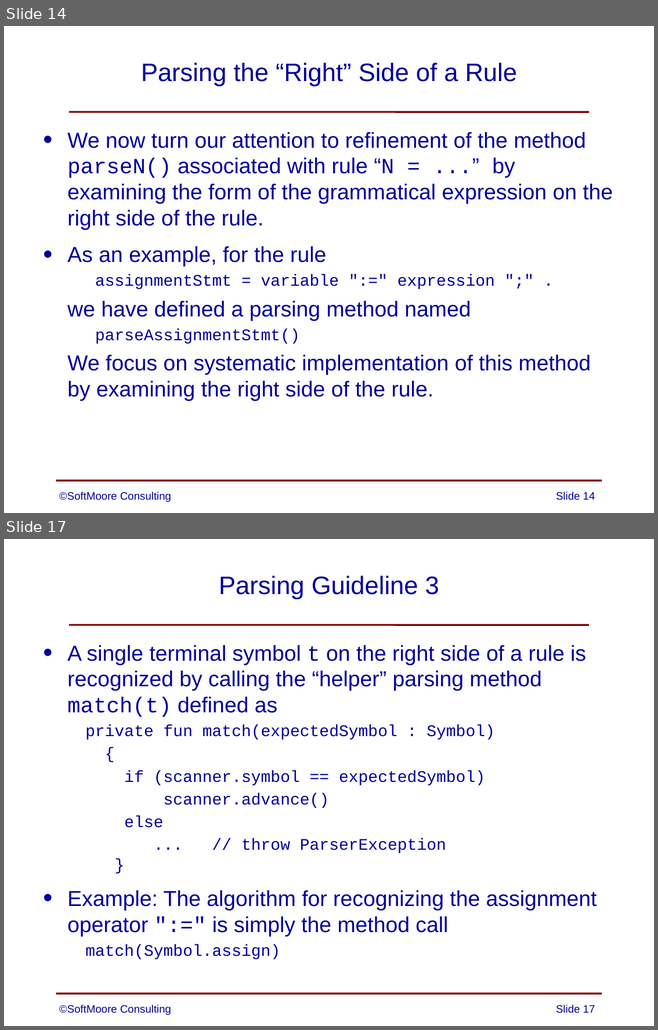
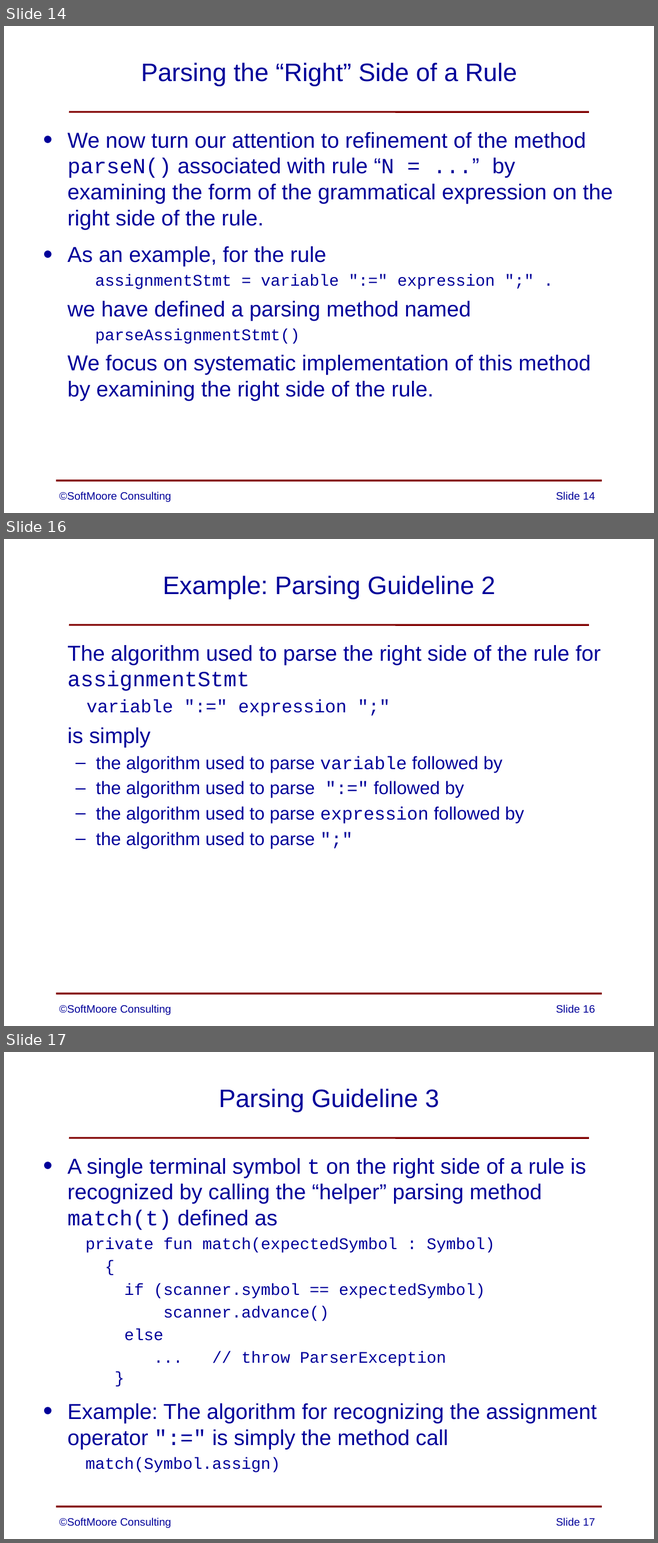
Before and after one commit to SoftMoore/CPRL-Kt-2nd, a slide deck: PowerPoints/06 - Syntax Analysis.pptx. Shown one above the other, each under a label of ours: slides 14 and 17 before the commit, slides 14, 16 and 17 after it; the slides between them are not shown. The pictures are 658x1030 and 658x1543 pixels, drawn with LibreOffice and Linux fonts; fonts in the diff are those of the drawing. Boxes give left, top, right and bottom in pixels: in the first picture for what was removed or moved away, otherwise in the second. Text is boxed around its words. In the diff, an @@ line names an element or a change of style, - is before the commit and + after.

```diff
--- a/PowerPoints/06 - Syntax Analysis.pptx
+++ b/PowerPoints/06 - Syntax Analysis.pptx
@@ slide 16 added at bbox=[4, 539, 654, 1026], background #FFFFFF; not listed: 2 template elements that a slide beside it also shows @@
@@ title added at bbox=[163, 576, 495, 599], 28 pt, text #000099 @@
+Example: Parsing Guideline 2
@@ text added at bbox=[67, 645, 601, 849], 20 pt, text #000099 @@
+The algorithm used to parse the right side of the rule for assignmentStmt
+  variable ":=" expression ";"
+is simply
+  – the algorithm used to parse variable followed by
+  – the algorithm used to parse ":=" followed by
+  – the algorithm used to parse expression followed by
+  – the algorithm used to parse ";"
@@ text added at bbox=[59, 1005, 171, 1015], 12 pt, text #000099 @@
+©SoftMoore Consulting
@@ page number added at bbox=[556, 1005, 595, 1013], 12 pt, text #000099 @@
+Slide 16
```
Also in this commit, not shown: 5 slides changed, 1 slide removed.
